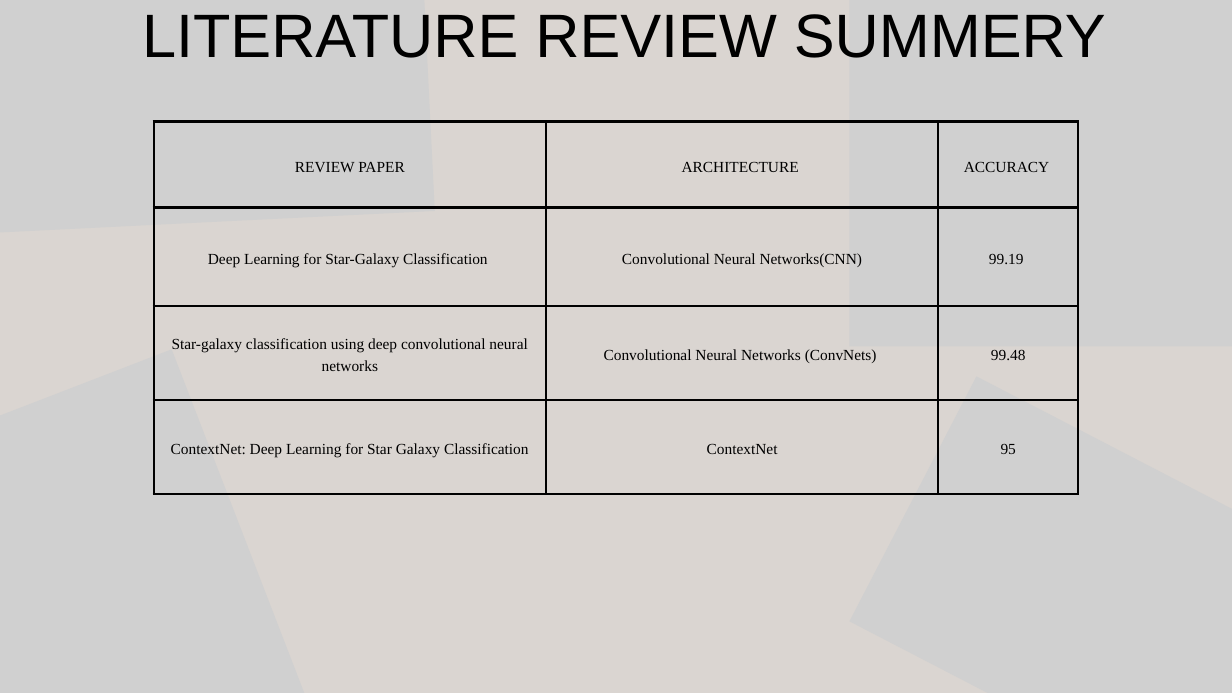
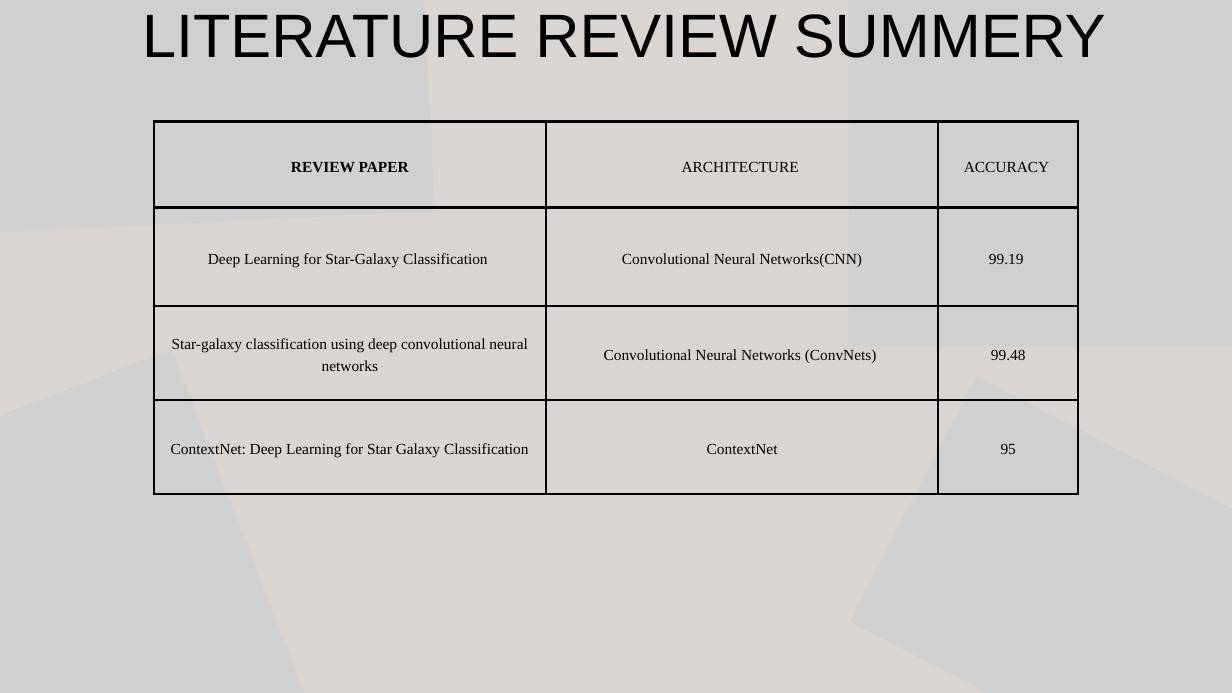
Before and after one commit to AjayDas-M/Star-Galaxy-Classifier-Using-Deep-Learning, a slide deck: slide 8 of docs/Star-Galaxy classification ppt.pptx. Drawn at 1232x693 pixels with LibreOffice and Linux fonts; fonts in the diff are those of the drawing; grey boxes stand for pictures. Boxes give left, top, right and bottom in pixels: in the first picture for what was removed or moved away, otherwise in the second. Text is boxed around its words. In the diff, an @@ line names an element or a change of style, - is before the commit and + after.

```diff
--- a/docs/Star-Galaxy classification ppt.pptx
+++ b/docs/Star-Galaxy classification ppt.pptx
@@ table at (154,121,1079,494) @@
@@ bold on in "REVIEW PAPER" @@
```
Also in this commit, not shown: 17 other slides changed, 4 slides added, 1 slide removed, 6 other files.
